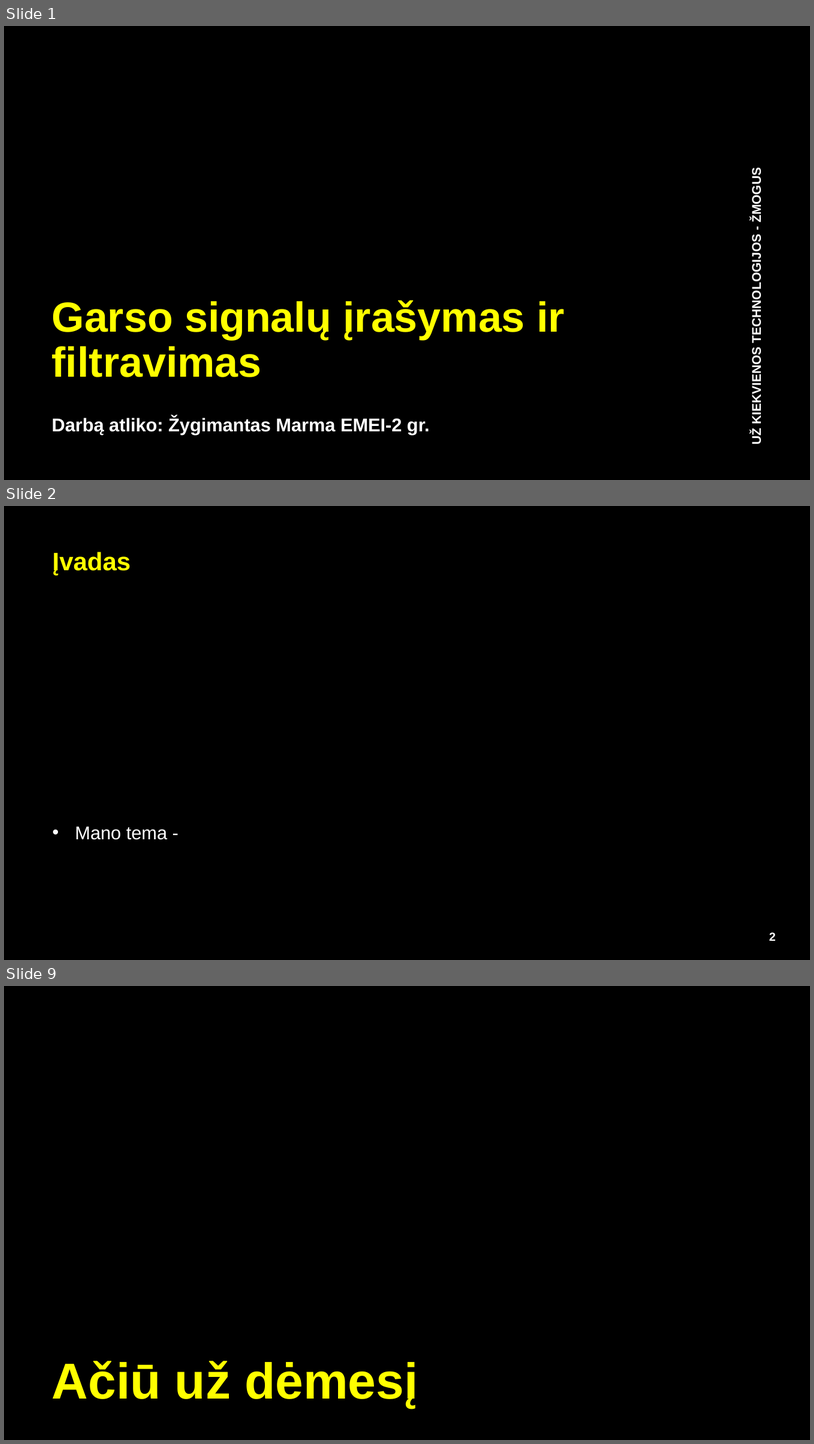
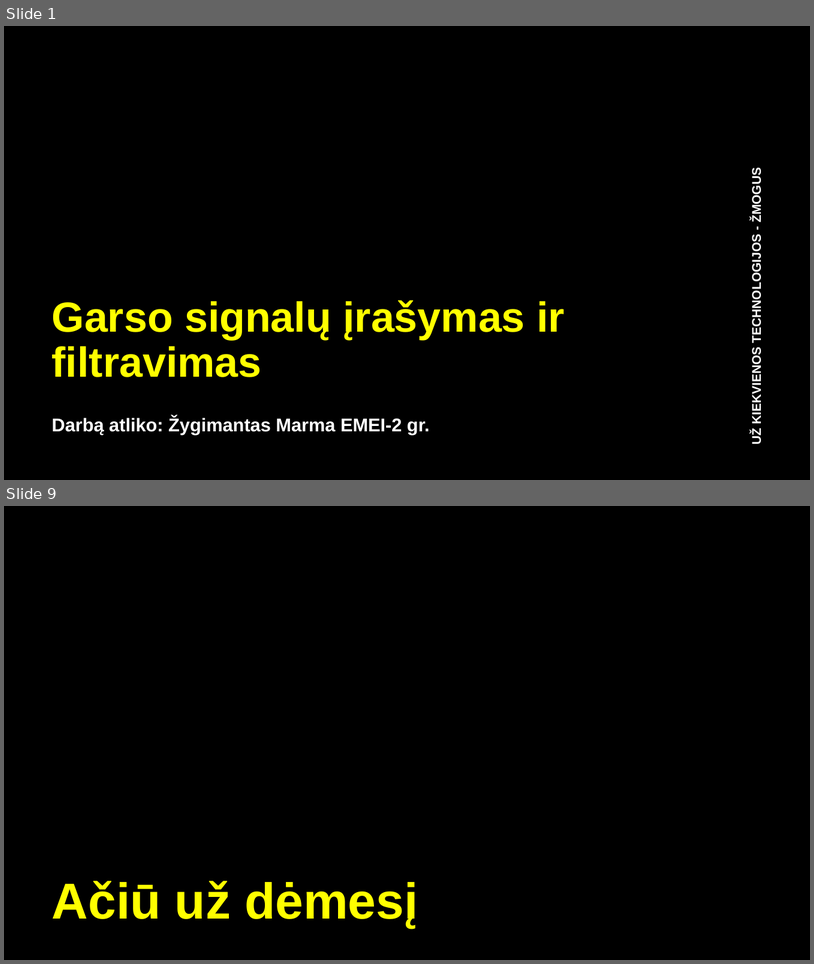
Before and after one commit to IamAidas/sem11-DSP, a slide deck: individualProject/audioProjectDsp_EEF.pptx. Shown one above the other, each under a label of ours: slides 1, 2 and 9 before the commit, slides 1 and 9 after it; the slides between them are not shown. The pictures are 814x1444 and 814x964 pixels, drawn with LibreOffice and Linux fonts; fonts in the diff are those of the drawing; background and template pictures are left out. Boxes give left, top, right and bottom in pixels: in the first picture for what was removed or moved away, otherwise in the second. Text is boxed around its words. In the diff, an @@ line names an element or a change of style, - is before the commit and + after.

```diff
--- a/individualProject/audioProjectDsp_EEF.pptx
+++ b/individualProject/audioProjectDsp_EEF.pptx
@@ slide 2 removed at [4, 506, 810, 960], background #000000 @@
@@ text removed at [53, 552, 131, 575] @@
-Įvadas
@@ text removed at [75, 826, 167, 840] @@
-• Mano tema -
@@ page number removed at [770, 932, 776, 940] @@
-2
```
Also in this commit, not shown: 2 slides changed, 5 slides added, 4 other slides removed, 1 other file.
